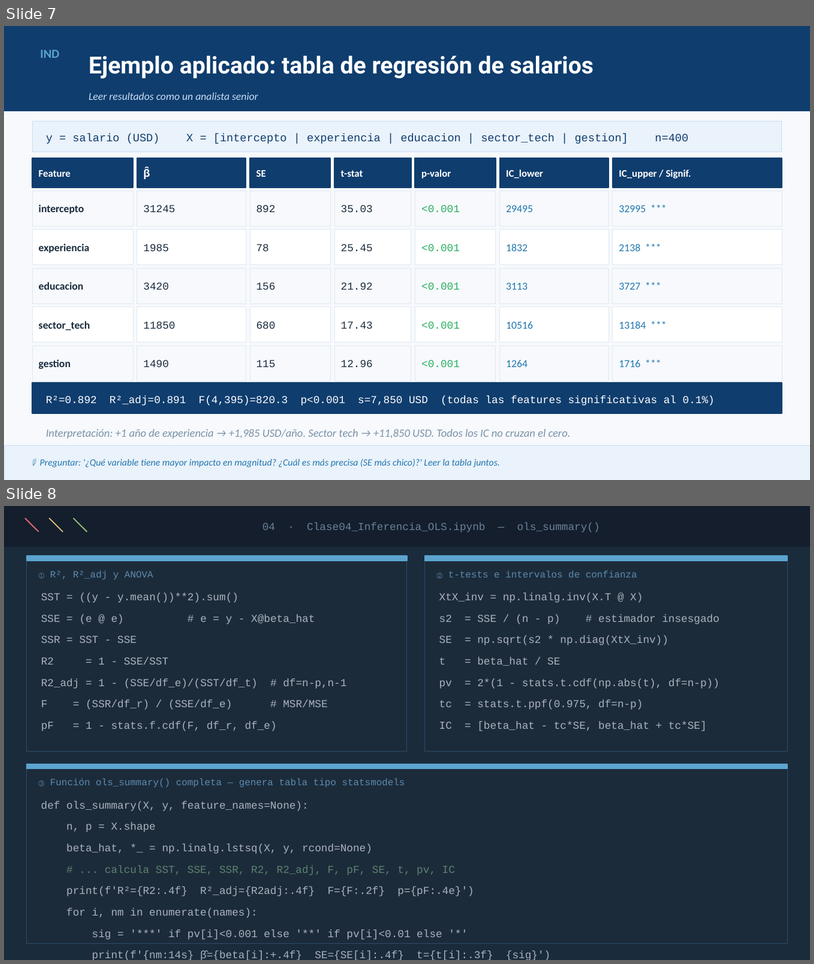
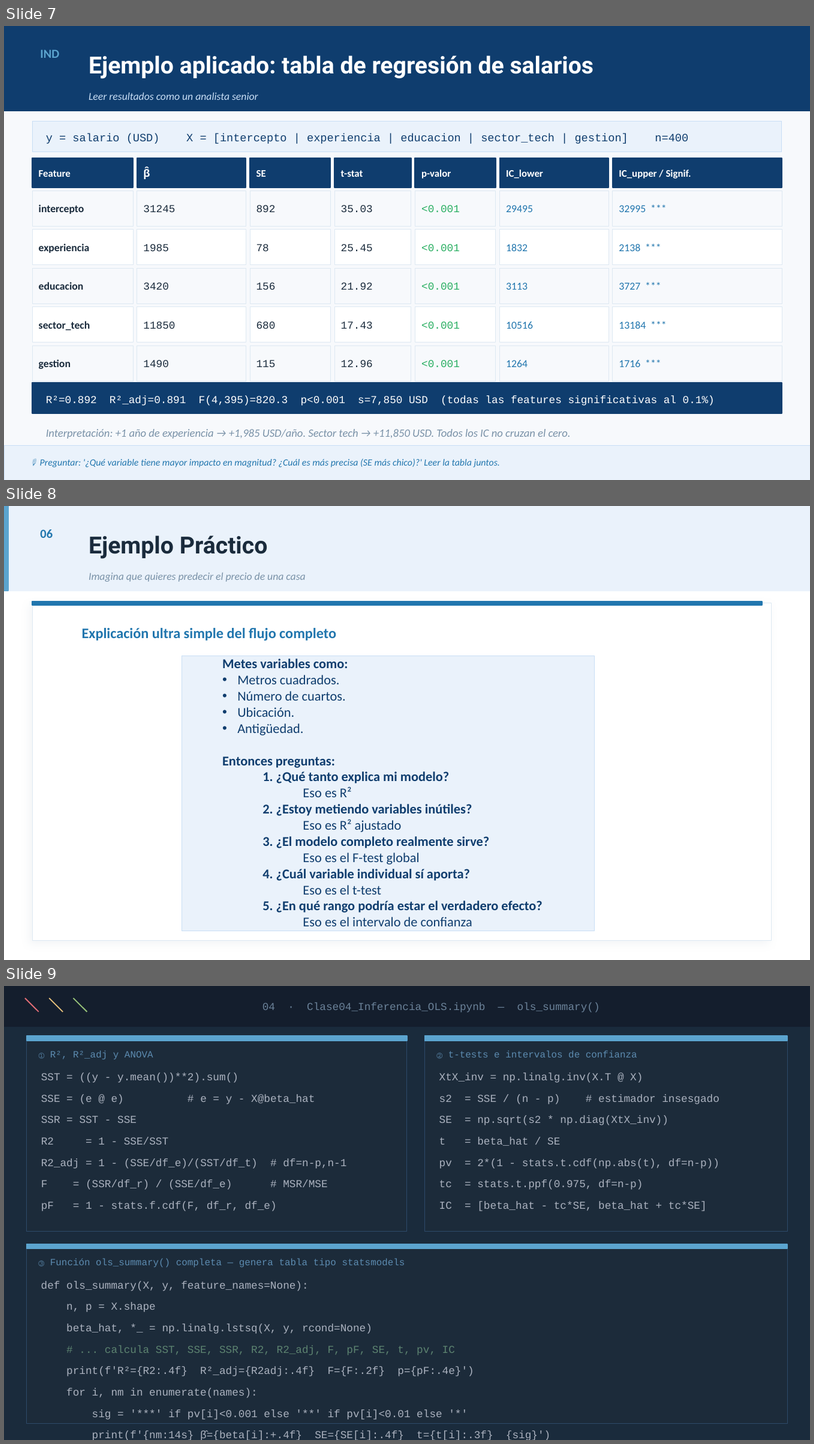
Before and after one commit to josefrodrim/modelos_estadisticos, a slide deck: Clase_3/PPT/Clase04_Inferencia_OLS.pptx. Shown one above the other, each under a label of ours: slides 7 and 8 before the commit, slides 7, 8 and 9 after it. The pictures are 814x964 and 814x1444 pixels, drawn with LibreOffice and Linux fonts; fonts in the diff are those of the drawing. Boxes give left, top, right and bottom in pixels: in the first picture for what was removed or moved away, otherwise in the second. Text is boxed around its words. In the diff, an @@ line names an element or a change of style, - is before the commit and + after.

```diff
--- a/Clase_3/PPT/Clase04_Inferencia_OLS.pptx
+++ b/Clase_3/PPT/Clase04_Inferencia_OLS.pptx
@@ slide 8 added at box(4, 506, 810, 960), background #FFFFFF @@
@@ rectangle added at box(4, 506, 810, 591), fill #EAF2FB, outline #EAF2FB 1 pt @@
@@ rectangle added at box(4, 506, 9, 591), fill #5BA4CF, outline #5BA4CF 1 pt @@
@@ text added at box(40, 529, 53, 538), 11 pt, text #2176AE, bold @@
+06
@@ text added at box(89, 535, 268, 559), 21 pt, text #1A2B3C, bold @@
+Ejemplo Práctico
@@ text added at box(89, 573, 305, 582), 9.5 pt, text #7A92A8, italic @@
+Imagina que quieres predecir el precio de una casa
@@ rectangle added at box(32, 603, 771, 940), fill #FFFFFF, outline #DDE8F2 0.5 pt @@
@@ rectangle added at box(32, 601, 762, 605), fill #2176AE, outline #2176AE 1 pt @@
@@ text added at box(82, 628, 336, 640), 13 pt, text #2176AE, bold @@
+Explicación ultra simple del flujo completo
@@ rectangle added at box(182, 656, 595, 931), fill #EAF2FB, outline #C8DEF5 0.5 pt @@
@@ text added at box(222, 658, 542, 926), 12 pt, text #0F3D6E, bold @@
+Metes variables como:
+• Metros cuadrados.
+• Número de cuartos.
+• Ubicación.
+• Antigüedad.
+Entonces preguntas:
+  1. ¿Qué tanto explica mi modelo?
+    Eso es R²
+  2. ¿Estoy metiendo variables inútiles?
+    Eso es R² ajustado
+  3. ¿El modelo completo realmente sirve?
+    Eso es el F-test global
+  4. ¿Cuál variable individual sí aporta?
+    Eso es el t-test
+  5. ¿En qué rango podría estar el verdadero efecto?
+    Eso es el intervalo de confianza
@@ what was slide 8 is now slide 9 @@
```
Also in this commit, not shown: 2 slides changed, 13 other files.
